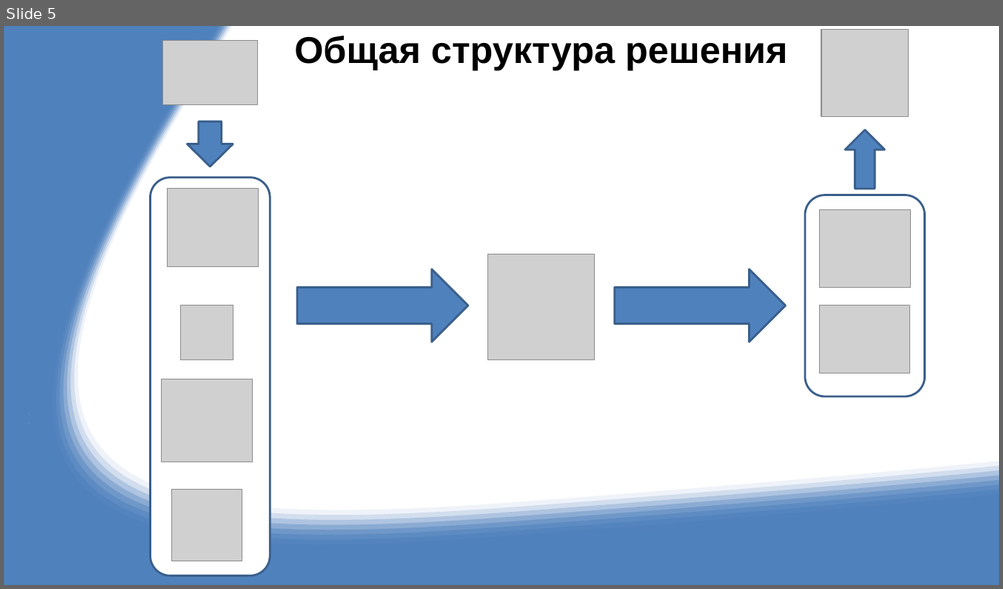
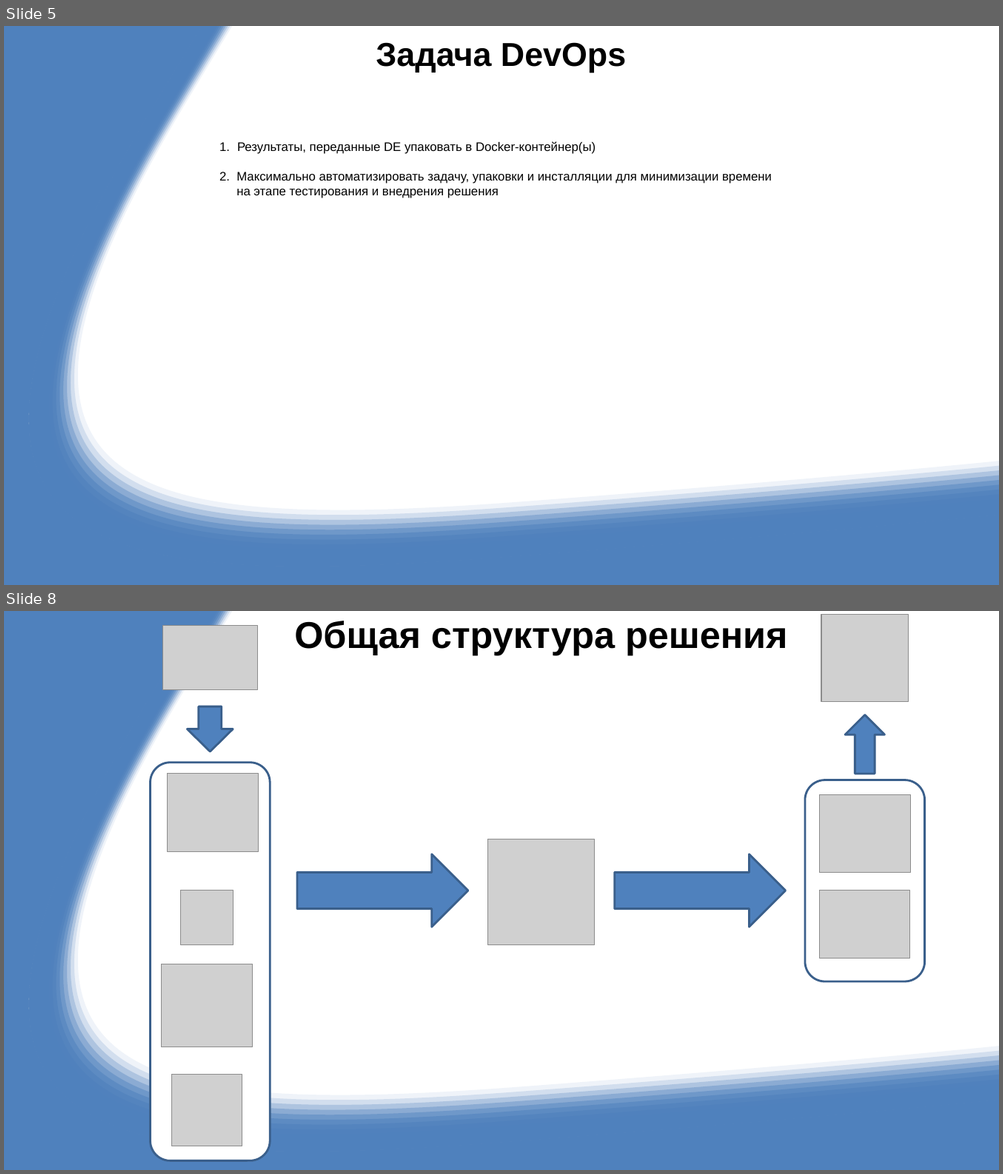
Before and after one commit to RUS02/PetProjJRG, a slide deck: DOC/DE_Yandex_2023-2024.pptx. Shown one above the other, each under a label of ours: slide 5 before the commit, slides 5 and 8 after it; the slides between them are not shown. The pictures are 1003x589 and 1003x1174 pixels, drawn with LibreOffice and Linux fonts; fonts in the diff are those of the drawing; grey boxes stand for pictures. Boxes give left, top, right and bottom in pixels: in the first picture for what was removed or moved away, otherwise in the second. Text is boxed around its words. In the diff, an @@ line names an element or a change of style, - is before the commit and + after.

```diff
--- a/DOC/DE_Yandex_2023-2024.pptx
+++ b/DOC/DE_Yandex_2023-2024.pptx
@@ slide 5 added at (4,26,999,585), background #FFFFFF; not listed: 12 template elements that a slide beside it also shows @@
@@ text added at (375,42,626,72), 32 pt, text #000000, bold @@
+Задача DevOps
@@ text added at (219,141,771,198), 12 pt, text #000000 @@
+1. Результаты, переданные DE упаковать в Docker-контейнер(ы)
+2. Максимально автоматизировать задачу, упаковки и инсталляции для минимизации времени
+на этапе тестирования и внедрения решения
@@ what was slide 5 is now slide 8 @@
```
Also in this commit, not shown: 3 slides changed, 4 other slides added, 1 slide removed, 19 other files.
